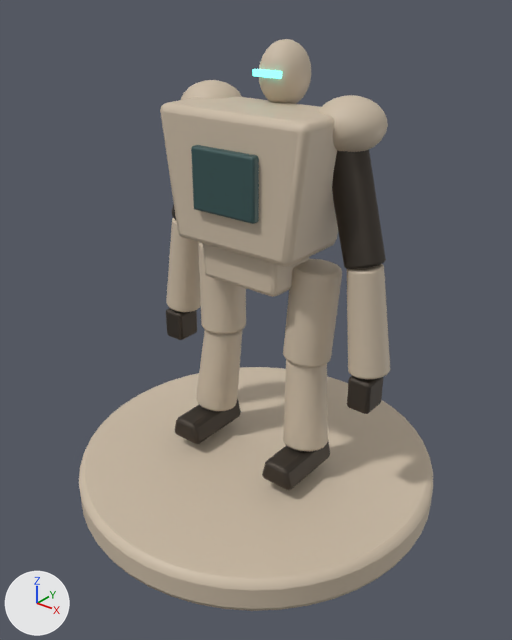
Renders of the glTF model apps/web/public/parts/kit/reliquary_frame_striker.glb from each side of a commit.
Before and after are seen from a camera (50 mm lens) standing at (33.5, -41.9, 42.3) and looking at (0.8, -1.0, 16.9). Arrows for +X, +Y and +Z are at lower left; the lights stay in place. The picture after the commit comes second. Where no turn or scale is listed for an object, it has been applied to the vertices.

Script lines for the objects in view, before the commit:
```python
ob_hv = bpy.data.objects.new('hv', me_hv)
ob_hv.location = (0.0, 1.28, 35.89)
ob_standin_foot_l = bpy.data.objects.new('standin_foot_L', me_ft)
ob_standin_foot_l.location = (5.14, -0.8, 5.08)
ob_standin_foot_r = bpy.data.objects.new('standin_foot_R', me_ft_001)
ob_standin_foot_r.location = (-5.14, -0.8, 5.08)
ob_standin_forearm_l = bpy.data.objects.new('standin_forearm_L', me_f)
ob_standin_forearm_l.location = (9.57, 1.65, 18.63)
ob_standin_helm = bpy.data.objects.new('standin_helm', me_h)
ob_standin_helm.location = (0.0, 3.5, 35.68)
ob_standin_shin_l = bpy.data.objects.new('standin_shin_L', me_sh)
ob_standin_shin_l.location = (4.83, 0.72, 9.99)
ob_standin_shin_r = bpy.data.objects.new('standin_shin_R', me_sh_001)
ob_standin_shin_r.location = (-4.83, 0.72, 9.99)
ob_standin_thigh_l = bpy.data.objects.new('standin_thigh_L', me_th)
ob_standin_thigh_l.location = (4.73, 1.23, 17.91)
ob_standin_thigh_r = bpy.data.objects.new('standin_thigh_R', me_th_001)
ob_standin_thigh_r.location = (-4.73, 1.23, 17.91)
# also in view: 'tp' at (0.0, -3.6, 28.7); 'standin_arm_L' at (7.6, 2.1, 27.5); 'standin_base' at (0.0, 0.0, 1.5); 'standin_hand_R' at (-10.1, 1.2, 12.7); 'standin_forearm_R' at (-9.7, 1.6, 18.6)
```
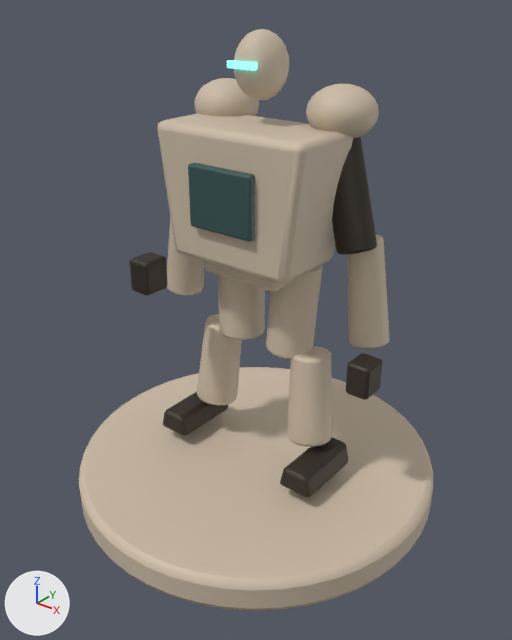
Changed parts and their boxes (x1, y1, x2, y2) in the pictures (512 x 640 px):
'standin_torso', moved: before (160, 96, 338, 267); after (157, 113, 353, 284)
'standin_thigh_L', moved: before (283, 259, 342, 368); after (266, 265, 323, 359)
'tp', moved: before (191, 145, 259, 224); after (188, 163, 255, 242)
'standin_forearm_L', moved: before (347, 264, 390, 379); after (347, 235, 390, 349)
'standin_arm_L', moved: before (332, 150, 386, 269); after (332, 137, 377, 255)
'standin_shin_L', moved: before (283, 360, 328, 452); after (287, 346, 332, 447)
'standin_helm', moved: before (259, 39, 311, 104); after (234, 29, 289, 100)
'standin_pauldron_L', moved: before (318, 95, 388, 152); after (306, 84, 379, 138)
'standin_thigh_R', moved: before (198, 243, 246, 334); after (218, 275, 265, 340)
'standin_shin_R', moved: before (196, 330, 243, 411); after (197, 314, 242, 406)
'standin_foot_L', moved: before (262, 442, 330, 490); after (280, 437, 348, 497)
'standin_pelvis', moved: before (203, 244, 309, 297); after (204, 261, 291, 292)
'standin_forearm_R', moved: before (166, 218, 201, 312); after (167, 217, 204, 295)
'standin_foot_R', moved: before (175, 399, 241, 444); after (163, 392, 228, 436)
'standin_hand_R', moved: before (166, 308, 197, 340); after (130, 252, 168, 295)
'standin_pauldron_R', moved: before (181, 80, 242, 100); after (194, 78, 259, 116)
'standin_hand_L', moved: before (347, 376, 383, 414); after (346, 353, 382, 400)
'hv', moved: before (253, 69, 282, 79); after (227, 60, 257, 70)

The change, as a list of edits to the scene's bpy script:
```text
Change ob_standin_foot_l:
    ob_standin_foot_l.location: (5.14, -0.8, 5.08) -> (6.89, -0.59, 5.08)
Change ob_standin_shin_l:
    ob_standin_shin_l.location: (4.83, 0.72, 9.99) -> (5.04, 1.03, 10.41)
Change ob_standin_thigh_l:
    ob_standin_thigh_l.location: (4.73, 1.23, 17.91) -> (2.78, 1.44, 17.91)
Change ob_standin_foot_r:
    ob_standin_foot_r.location: (-5.14, -0.8, 5.08) -> (-6.89, -0.59, 5.08)
Change ob_standin_shin_r:
    ob_standin_shin_r.location: (-4.83, 0.72, 9.99) -> (-5.04, 1.03, 10.41)
Change ob_standin_thigh_r:
    ob_standin_thigh_r.location: (-4.73, 1.23, 17.91) -> (-2.78, 1.44, 17.91)
Change ob_standin_helm:
    ob_standin_helm.location: (0.0, 3.5, 35.68) -> (0.0, 0.62, 36.51)
Change ob_hv:
    ob_hv.location: (0.0, 1.28, 35.89) -> (0.0, -1.6, 36.71)
Change ob_standin_hand_l:
    ob_standin_hand_l.location: (10.08, 1.24, 12.7) -> (9.87, 1.24, 13.94)
Change ob_standin_forearm_l:
    ob_standin_forearm_l.location: (9.57, 1.65, 18.63) -> (8.13, 3.91, 19.87)
Change ob_standin_arm_l:
    ob_standin_arm_l.location: (7.61, 2.06, 27.48) -> (6.38, 2.88, 28.1)
Change ob_standin_pauldron_l:
    ob_standin_pauldron_l.location: (6.57, 2.47, 32.81) -> (5.34, 3.29, 33.43)
Change ob_standin_hand_r:
    ob_standin_hand_r.location: (-10.08, 1.24, 12.7) -> (-6.48, -5.75, 20.72)
Change ob_standin_forearm_r:
    ob_standin_forearm_r.location: (-9.57, 1.65, 18.63) -> (-6.89, -0.82, 21.93)
Change ob_standin_pauldron_r:
    ob_standin_pauldron_r.location: (-6.57, 2.47, 32.81) -> (-5.34, 2.88, 33.02)
Change ob_standin_torso:
    ob_standin_torso.location: (0.0, 0.0, 28.48) -> (0.0, -0.41, 27.24)
Change ob_tp:
    ob_tp.location: (0.0, -3.63, 28.71) -> (0.0, -4.04, 27.48)
Change ob_standin_pelvis:
    ob_standin_pelvis.location: (0.0, 0.0, 21.72) -> (0.0, 0.0, 22.13)
```
